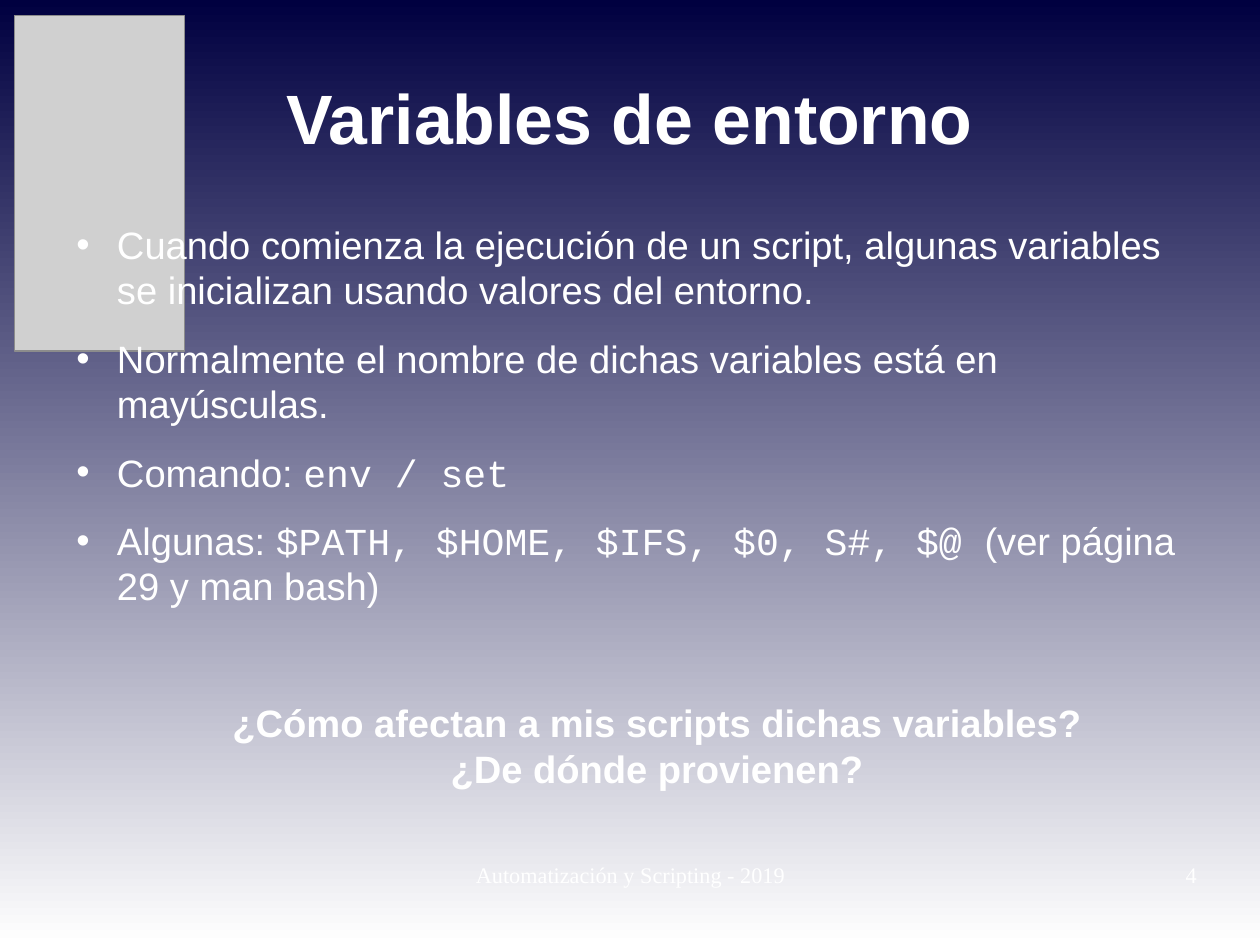
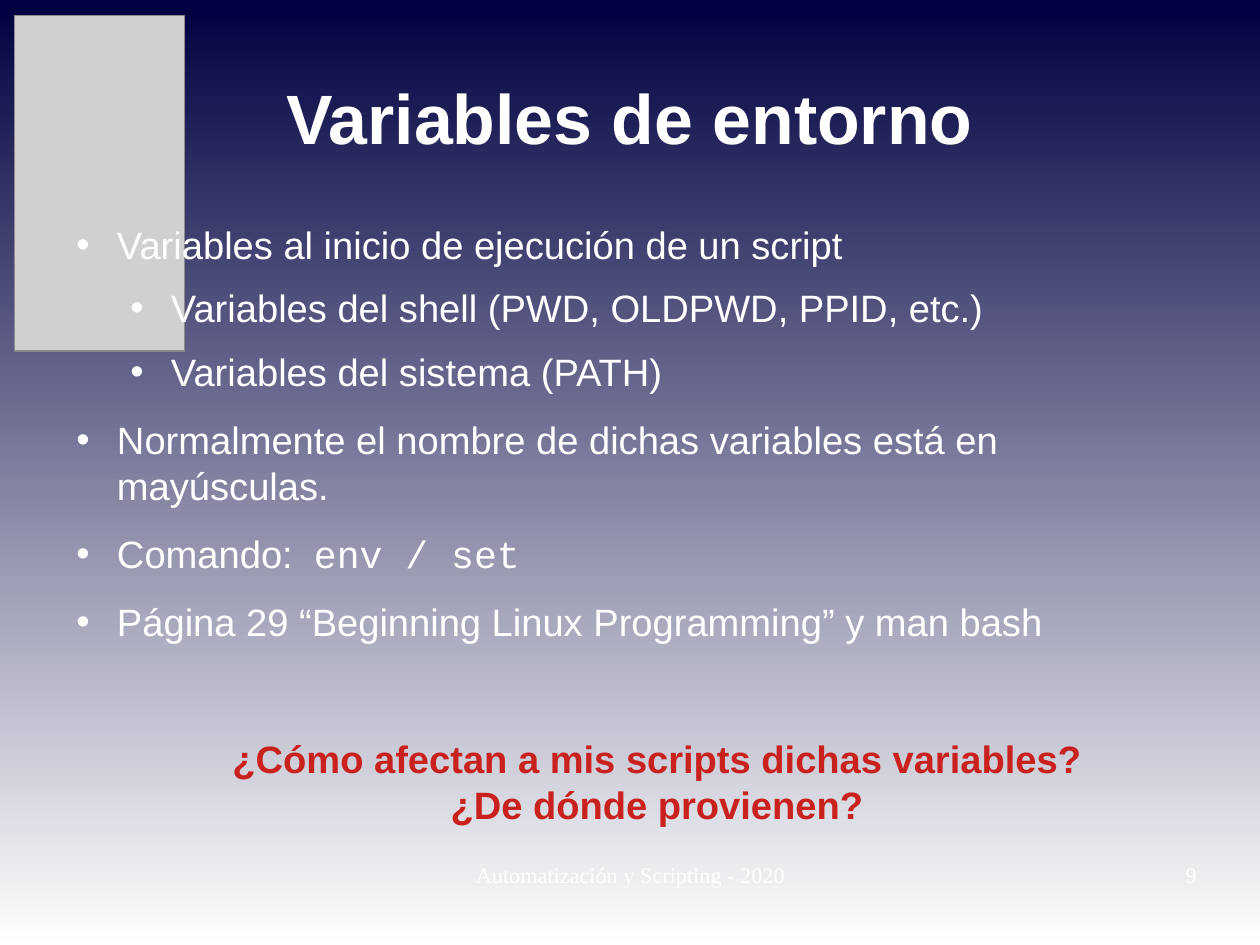
Before and after one commit to niniadcobre/-AutoyScripting, a slide deck: slide 9 of clases/AYS_clase03.odp (slide 4 before the commit). Drawn at 1260x945 pixels with LibreOffice and Linux fonts; fonts in the diff are those of the drawing; grey boxes stand for pictures. Boxes give left, top, right and bottom in pixels: in the first picture for what was removed or moved away, otherwise in the second. Text is boxed around its words. In the diff, an @@ line names an element or a change of style, - is before the commit and + after.

```diff
--- a/clases/AYS_clase03.odp
+++ b/clases/AYS_clase03.odp
@@ text at [117,229,983,394]: text changed @@
-• Cuando comienza la ejecución de un script, algunas variables se inicializan usando valores del entorno.
+• Variables al inicio de ejecución de un script
+  • Variables del shell (PWD, OLDPWD, PPID, etc.)
+  • Variables del sistema (PATH)
@@ text at [117,608,1043,644]: text changed @@
-• Algunas: $PATH, $HOME, $IFS, $0, S#, $@ (ver página 29 y man bash)
+• Página 29 “Beginning Linux Programming” y man bash
@@ text at [232,745,1081,781]: text colour #FFFFFF to #C9211E in "¿Cómo afectan a mis scripts dichas variables? ..." @@
```
Also in this commit, not shown: 10 other slides changed, 1 slide added, 6 other files.
